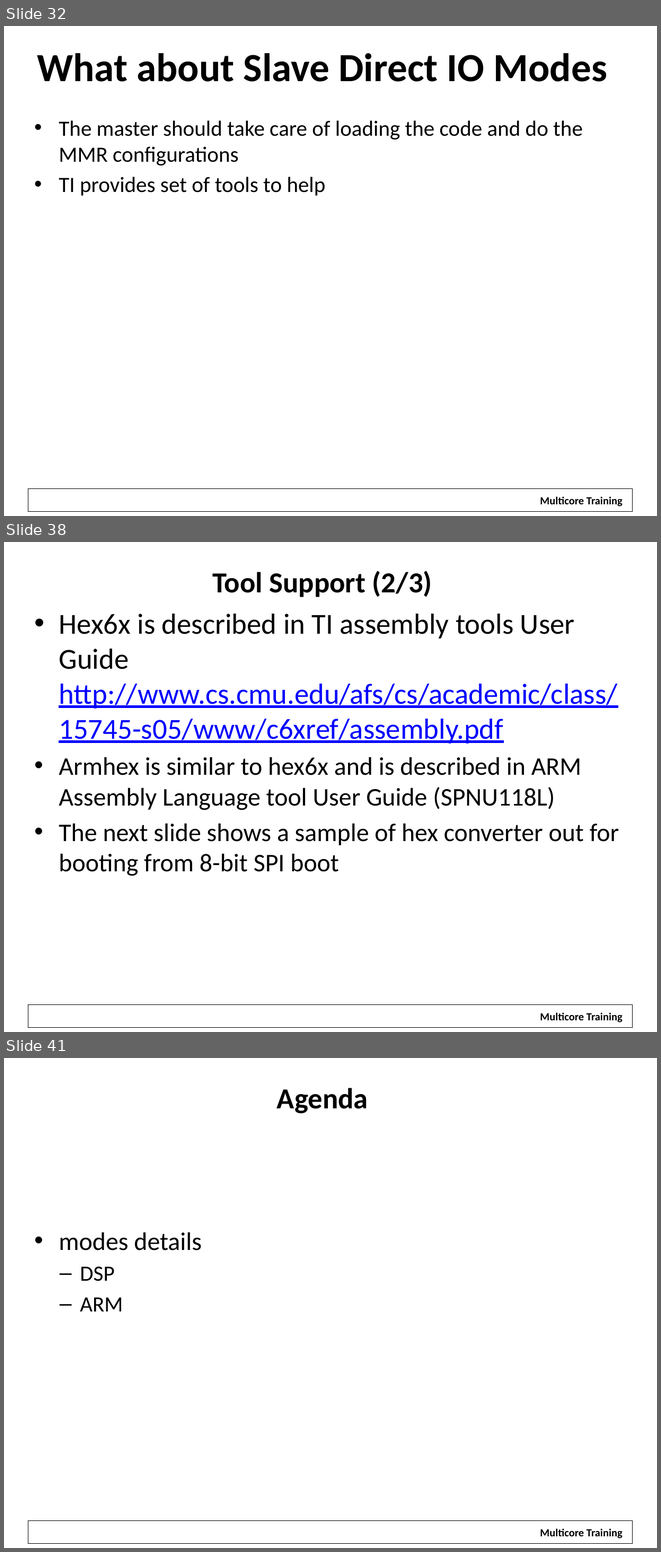
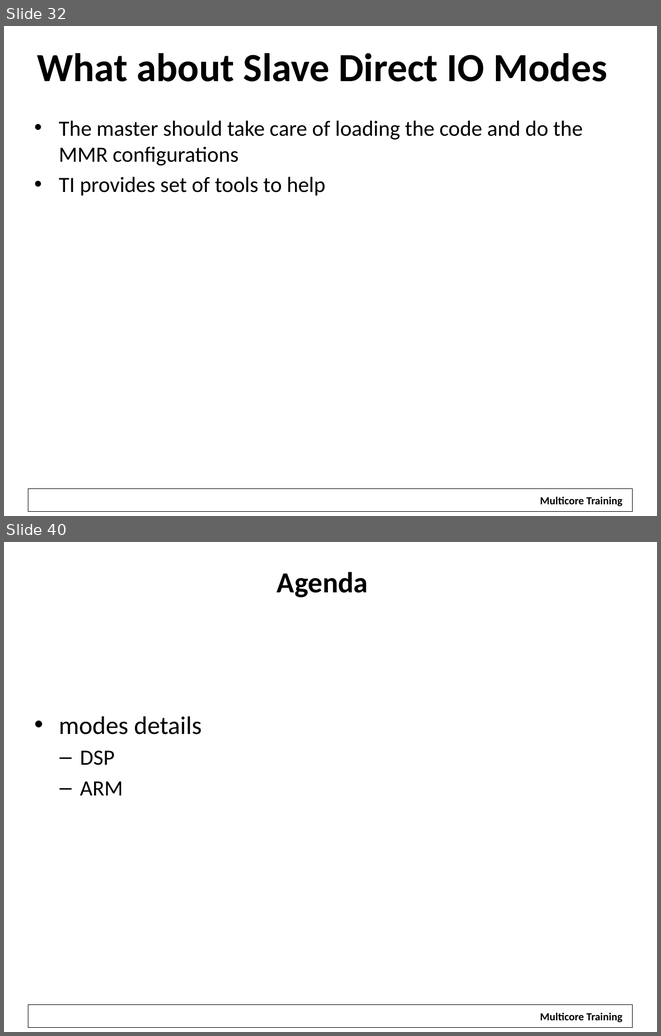
Before and after one commit to hari1989/keystone-workshop, a slide deck: preliminary/Working/presentations/KeyStone_2_ Bootloader_v2.pptx. Shown one above the other, each under a label of ours: slides 32, 38 and 41 before the commit, slides 32 and 40 after it; the slides between them are not shown. The pictures are 661x1552 and 661x1036 pixels, drawn with LibreOffice and Linux fonts; fonts in the diff are those of the drawing; background and template pictures are left out. Boxes give left, top, right and bottom in pixels: in the first picture for what was removed or moved away, otherwise in the second. Text is boxed around its words. In the diff, an @@ line names an element or a change of style, - is before the commit and + after.

Commit message:
More about tools

```diff
--- a/preliminary/Working/presentations/KeyStone_2_ Bootloader_v2.pptx
+++ b/preliminary/Working/presentations/KeyStone_2_ Bootloader_v2.pptx
@@ slide 38 removed at bbox=[4, 542, 657, 1032], background #FFFFFF; not listed: 2 template elements that a slide beside it also shows @@
@@ title removed at bbox=[213, 571, 432, 597] @@
-Tool Support (2/3)
@@ text removed at bbox=[59, 614, 619, 876] @@
-• Hex6x is described in TI assembly tools User Guide http://www.cs.cmu.edu/afs/cs/academic/class/15745-s05/www/c6xref/assembly.pdf
-• Armhex is similar to hex6x and is described in ARM Assembly Language tool User Guide (SPNU118L)
-• The next slide shows a sample of hex converter out for booting from 8-bit SPI boot
@@ what was slide 41 is now slide 40 @@
```
Also in this commit, not shown: 6 slides changed, 2 slides added, 2 other slides removed.
